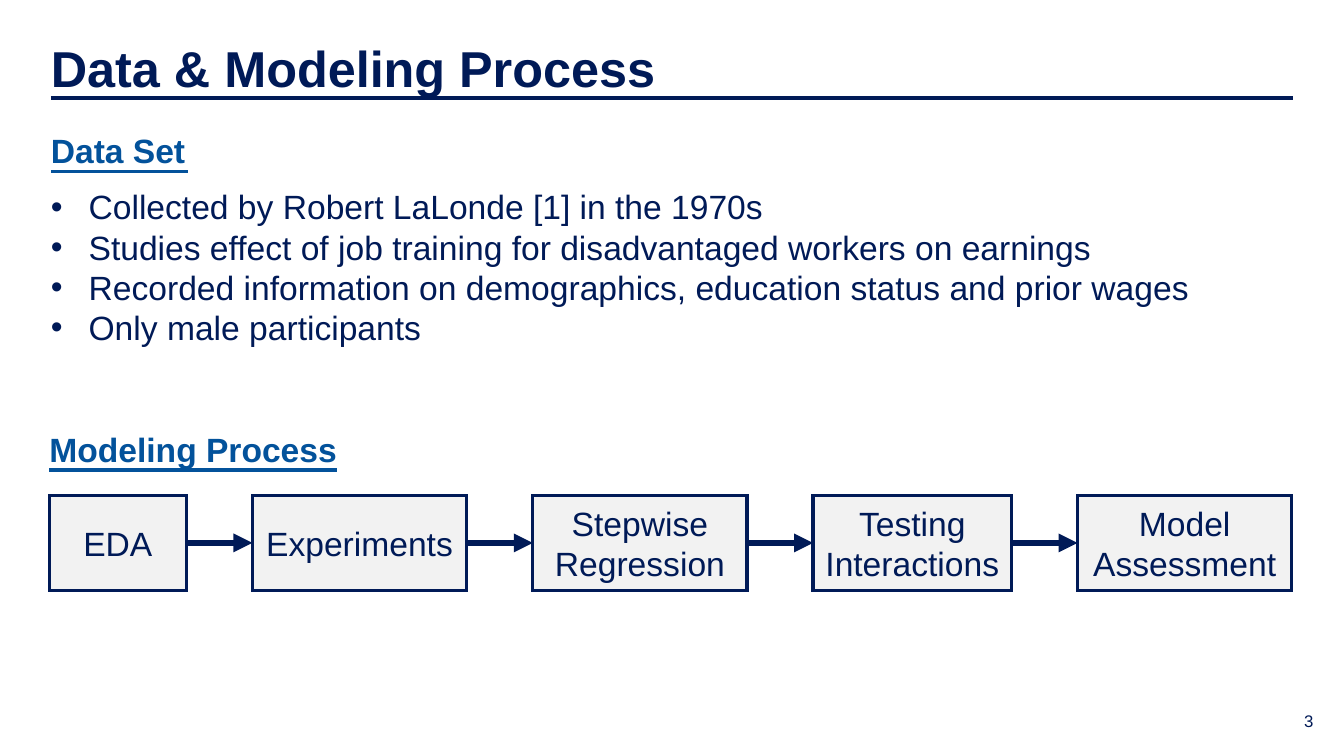
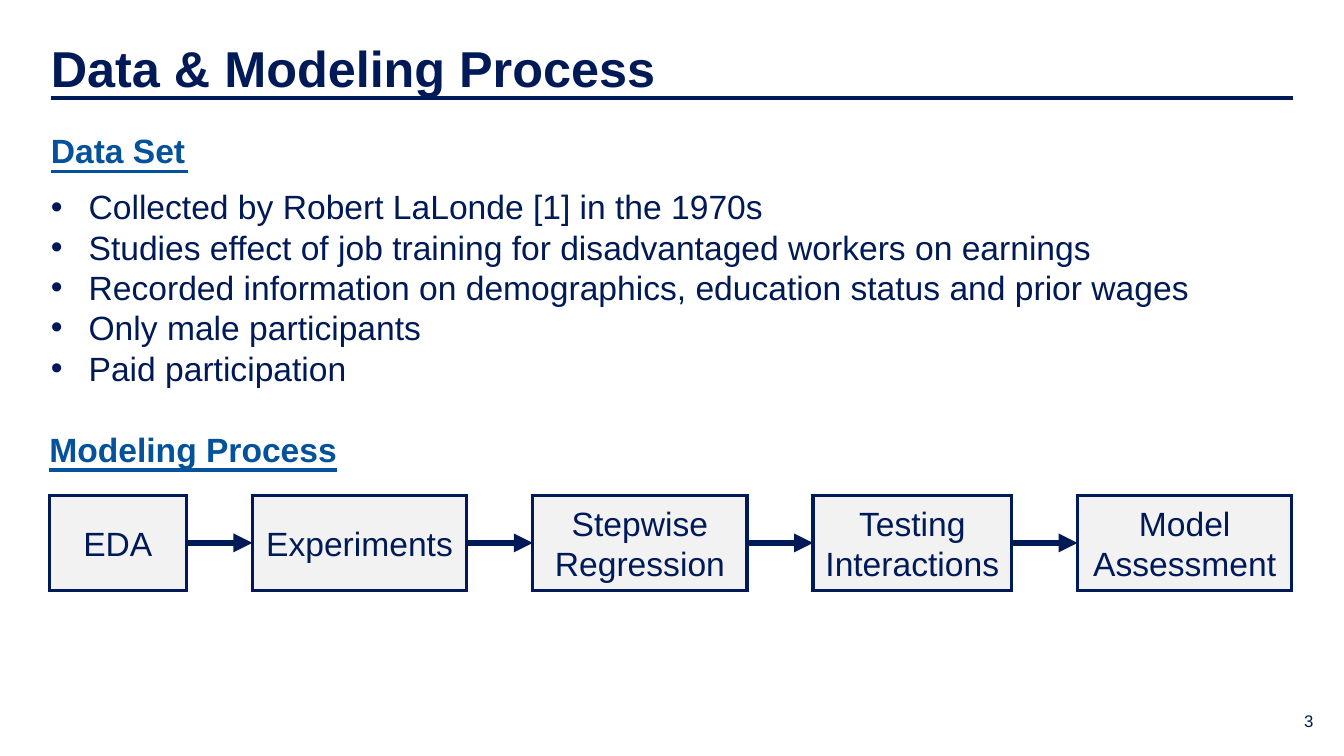
Before and after one commit to IDS-702-F21/team-project-1-effects-of-job-training-on-wages-yellowfellows, a slide deck: slide 3 of Presentation/slide_deck.pptx. Drawn at 1344x756 pixels with LibreOffice and Linux fonts; fonts in the diff are those of the drawing; background and template pictures are left out. Boxes give left, top, right and bottom in pixels: in the first picture for what was removed or moved away, otherwise in the second. Text is boxed around its words. In the diff, an @@ line names an element or a change of style, - is before the commit and + after.

```diff
--- a/Presentation/slide_deck.pptx
+++ b/Presentation/slide_deck.pptx
@@ text at <box>89,356,346,388</box>: paragraph added @@
+• Paid participation
```
Also in this commit, not shown: 2 other slides changed, 1 slide added, 1 slide removed, 2 other files.
